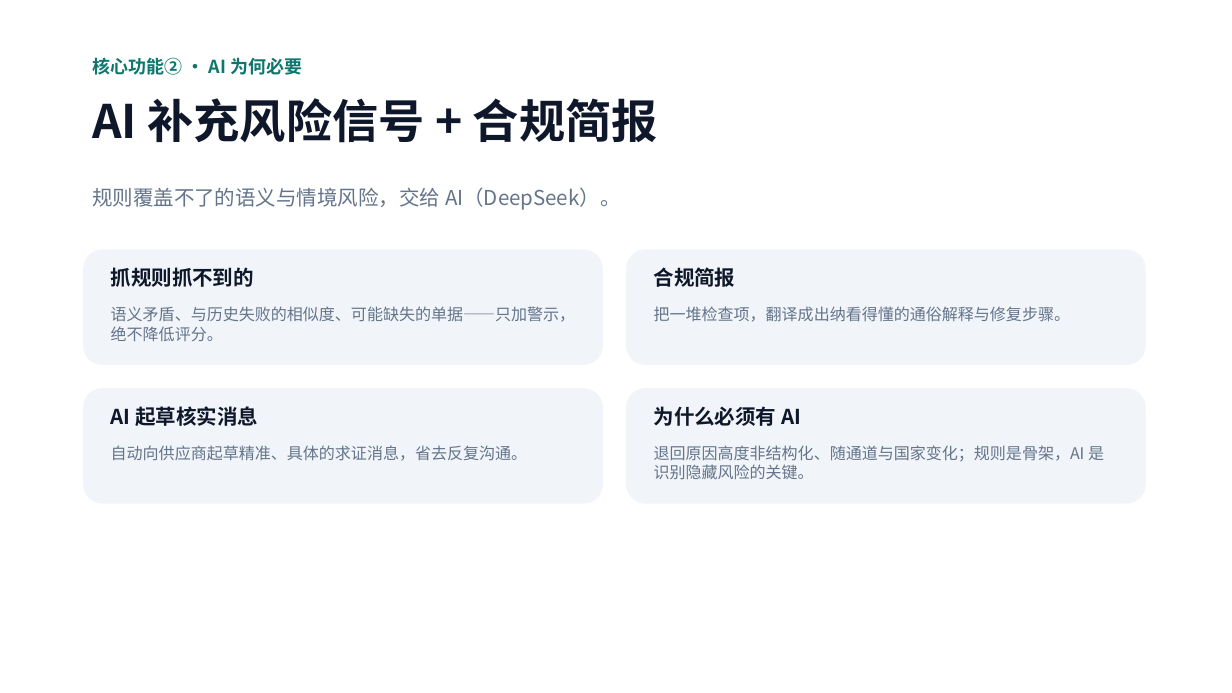
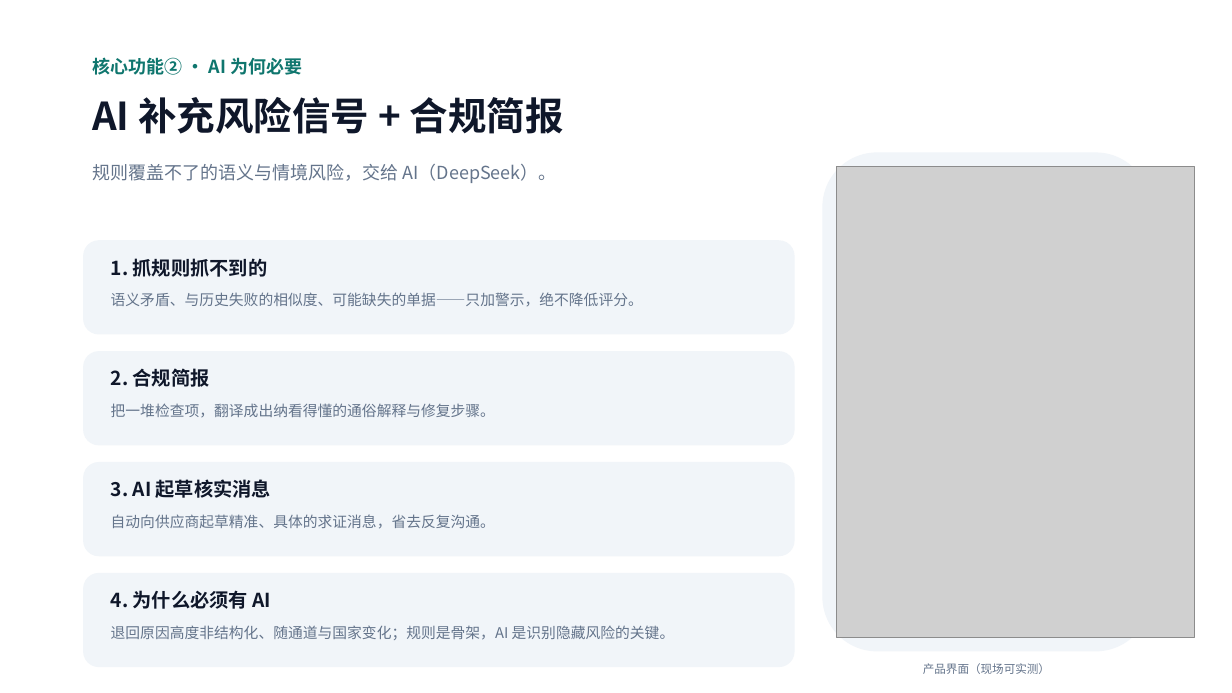
Before and after one commit to Michael-4753/flowguard-payout, a slide deck: slide 6 of public/FlowGuard-Hackathon-Pitch.pptx. Drawn at 1232x693 pixels with LibreOffice and Linux fonts; fonts in the diff are those of the drawing; grey boxes stand for pictures. Boxes give left, top, right and bottom in pixels: in the first picture for what was removed or moved away, otherwise in the second. Text is boxed around its words. In the diff, an @@ line names an element or a change of style, - is before the commit and + after.

```diff
--- a/public/FlowGuard-Hackathon-Pitch.pptx
+++ b/public/FlowGuard-Hackathon-Pitch.pptx
@@ text "AI 补充风险信号 + 合规简报" at bbox=[92, 97, 564, 134]: size 36 to 30 pt @@
@@ text "规则覆盖不了的语义与情境风险，交给 AI（DeepSeek）。": place and size @@
-text "规则覆盖不了的语义与情境风险，交给 AI（DeepSeek）。" at bbox=[92, 187, 621, 210]
+text "规则覆盖不了的语义与情境风险，交给 AI（DeepSeek）。" at bbox=[92, 164, 557, 183]
@@ text "规则覆盖不了的语义与情境风险，交给 AI（DeepSeek）。" at bbox=[92, 164, 557, 183]: size 16 to 14 pt @@
@@ rounded rectangle added at bbox=[823, 152, 1151, 652], fill #F1F5F9 @@
@@ picture added at bbox=[836, 166, 1195, 638] @@
@@ rounded rectangle: place and size @@
-rounded rectangle at bbox=[83, 250, 603, 365]
+rounded rectangle at bbox=[83, 240, 795, 335]
@@ text at bbox=[111, 258, 268, 277]: text changed; size 16 to 15 pt @@
-抓规则抓不到的
+1. 抓规则抓不到的
@@ text "语义矛盾、与历史失败的相似度、可能缺失的单据——只加警示，绝不降低评分。": place and size @@
-text "语义矛盾、与历史失败的相似度、可能缺失的单据——只加警示，绝不降低评分。" at bbox=[111, 306, 576, 341]
+text "语义矛盾、与历史失败的相似度、可能缺失的单据——只加警示，绝不降低评分。" at bbox=[111, 292, 643, 306]
@@ rounded rectangle: place and size @@
-rounded rectangle at bbox=[627, 250, 1146, 365]
+rounded rectangle at bbox=[83, 351, 795, 445]
@@ text at bbox=[111, 368, 210, 387]: text changed; size 16 to 15 pt @@
-合规简报
+2. 合规简报
@@ text "把一堆检查项，翻译成出纳看得懂的通俗解释与修复步骤。": place and size @@
-text "把一堆检查项，翻译成出纳看得懂的通俗解释与修复步骤。" at bbox=[654, 306, 1071, 322]
+text "把一堆检查项，翻译成出纳看得懂的通俗解释与修复步骤。" at bbox=[111, 403, 495, 417]
@@ rounded rectangle: place and size @@
-rounded rectangle at bbox=[83, 388, 603, 504]
+rounded rectangle at bbox=[83, 462, 795, 556]
@@ text at bbox=[111, 479, 271, 498]: text changed; size 16 to 15 pt @@
-AI 起草核实消息
+3. AI 起草核实消息
@@ text "自动向供应商起草精准、具体的求证消息，省去反复沟通。": place and size @@
-text "自动向供应商起草精准、具体的求证消息，省去反复沟通。" at bbox=[111, 445, 528, 461]
+text "自动向供应商起草精准、具体的求证消息，省去反复沟通。" at bbox=[111, 514, 495, 529]
@@ rounded rectangle: place and size @@
-rounded rectangle at bbox=[627, 388, 1146, 504]
+rounded rectangle at bbox=[83, 573, 795, 667]
@@ text at bbox=[111, 590, 272, 609]: text changed; size 16 to 15 pt @@
-为什么必须有 AI
+4. 为什么必须有 AI
@@ size 12.5 to 11.5 pt in 4 elements at bbox=[111, 292, 643, 306], bbox=[111, 514, 495, 529], bbox=[111, 403, 495, 417], bbox=[111, 625, 675, 640] @@
@@ text "退回原因高度非结构化、随通道与国家变化；规则是骨架，AI 是识别隐藏风险的关键。": place and size @@
-text "退回原因高度非结构化、随通道与国家变化；规则是骨架，AI 是识别隐藏风险的关键。" at bbox=[654, 445, 1104, 479]
+text "退回原因高度非结构化、随通道与国家变化；规则是骨架，AI 是识别隐藏风险的关键。" at bbox=[111, 625, 675, 640]
@@ text added at bbox=[923, 663, 1050, 674], 9 pt, text #64748B @@
+产品界面（现场可实测）
```
Also in this commit, not shown: 3 other slides changed, 1 slide added.
